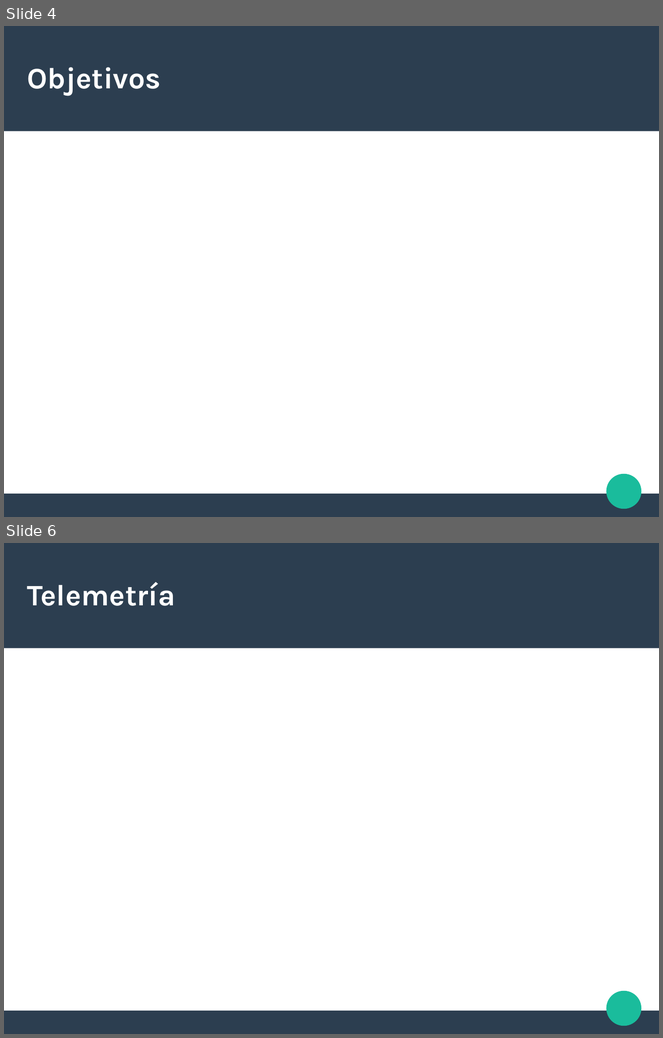
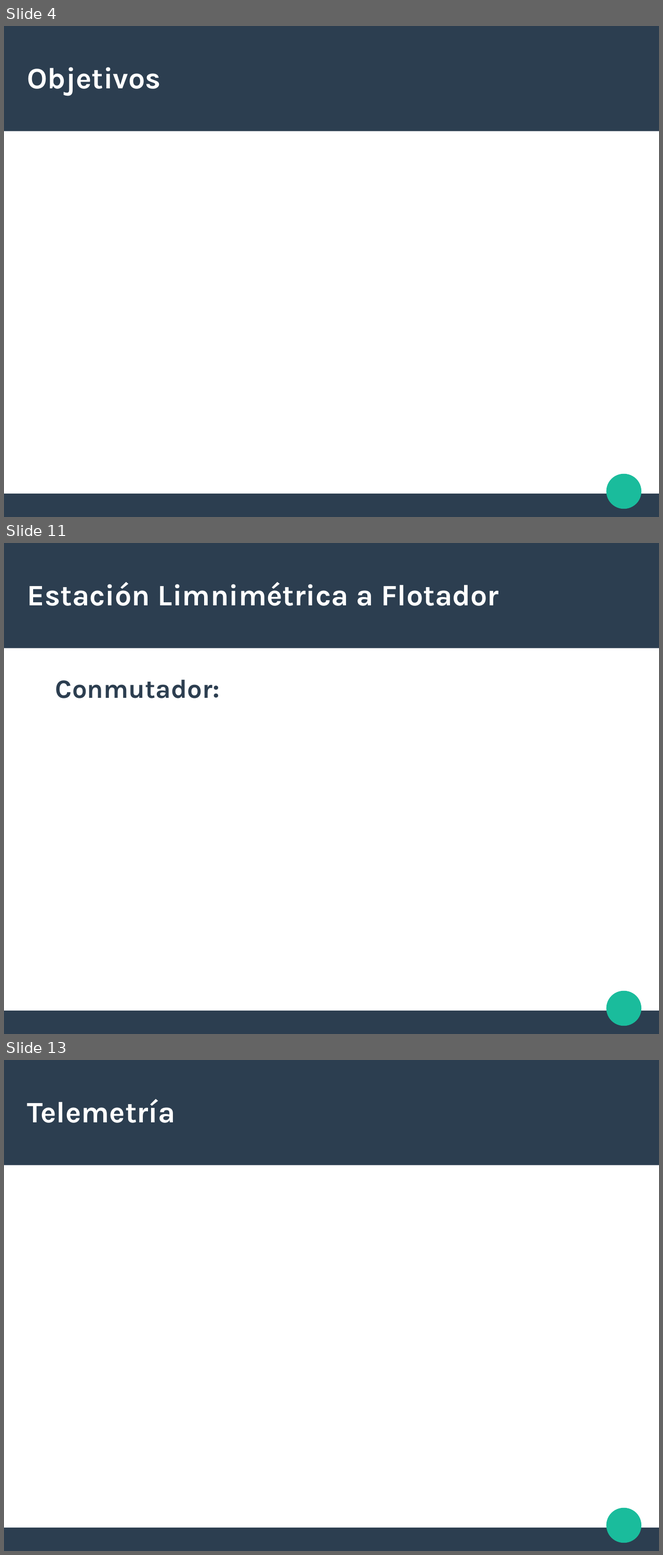
Before and after one commit to MaycoMD/PI, a slide deck: Documentos/PI_Presentacion_MaycoDagatti.odp. Shown one above the other, each under a label of ours: slides 4 and 6 before the commit, slides 4, 11 and 13 after it; the slides between them are not shown. The pictures are 663x1038 and 663x1555 pixels, drawn with LibreOffice and Linux fonts; fonts in the diff are those of the drawing. Boxes give left, top, right and bottom in pixels: in the first picture for what was removed or moved away, otherwise in the second. Text is boxed around its words. In the diff, an @@ line names an element or a change of style, - is before the commit and + after.

```diff
--- a/Documentos/PI_Presentacion_MaycoDagatti.odp
+++ b/Documentos/PI_Presentacion_MaycoDagatti.odp
@@ slide 11 added at box(4, 543, 659, 1034), background #FFFFFF; not listed: 3 template elements that a slide beside it also shows @@
@@ title added at box(27, 582, 500, 606), 36 pt, text #FFFFFF, bold @@
+Estación Limnimétrica a Flotador
@@ text added at box(55, 680, 220, 698), 32 pt, text #2C3E50, bold @@
+Conmutador:
@@ what was slide 6 is now slide 13 @@
```
Also in this commit, not shown: 1 slide changed, 6 other slides added, 1 other file.
